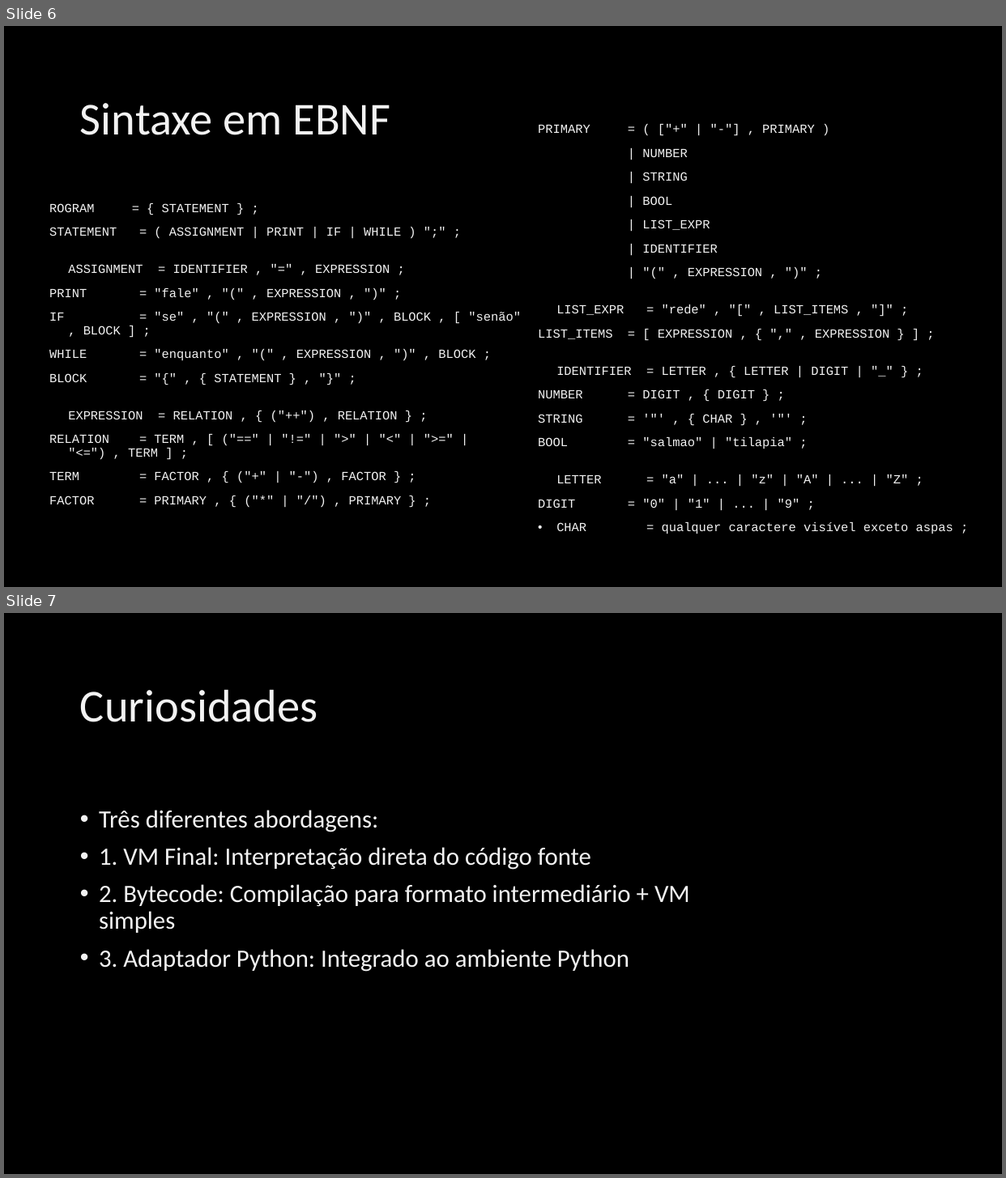
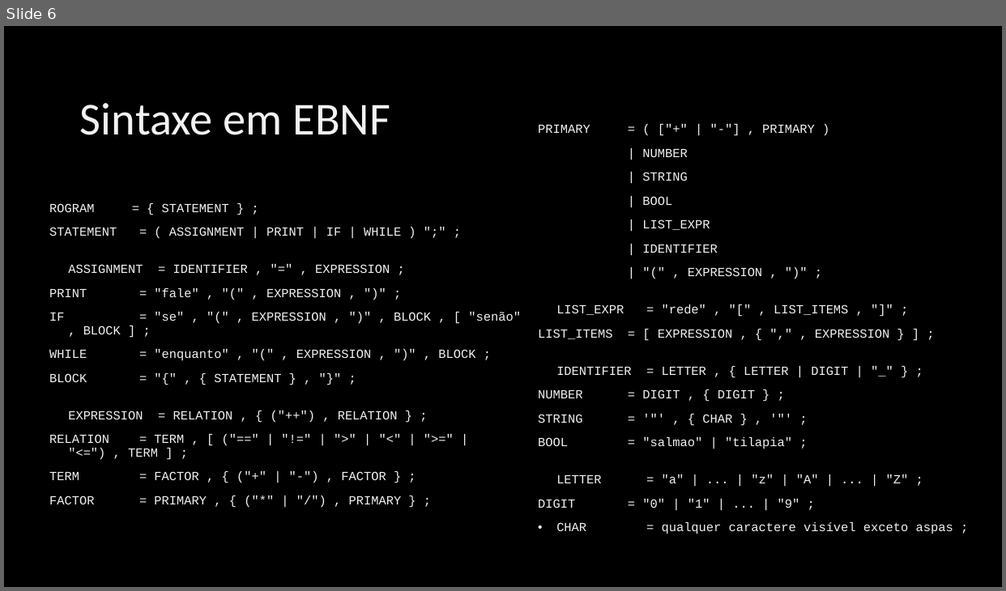
Before and after one commit to RicardolCarvalho/Linguagem, a slide deck: apresentacao_peixe.pptx. Shown one above the other, each under a label of ours: slides 6 and 7 before the commit, slide 6 after it. The pictures are 1006x1178 and 1006x591 pixels, drawn with LibreOffice and Linux fonts; fonts in the diff are those of the drawing; background and template pictures are left out. Boxes give left, top, right and bottom in pixels: in the first picture for what was removed or moved away, otherwise in the second. Text is boxed around its words. In the diff, an @@ line names an element or a change of style, - is before the commit and + after.

```diff
--- a/apresentacao_peixe.pptx
+++ b/apresentacao_peixe.pptx
@@ slide 7 removed at (x1=4, y1=613, x2=1002, y2=1174), background picture (left out) @@
@@ title removed at (x1=80, y1=689, x2=318, y2=722) @@
-Curiosidades
@@ text removed at (x1=99, y1=810, x2=690, y2=972) @@
-• Três diferentes abordagens:
-• 1. VM Final: Interpretação direta do código fonte
-• 2. Bytecode: Compilação para formato intermediário + VM simples
-• 3. Adaptador Python: Integrado ao ambiente Python
```
Also in this commit, not shown: 2 slides changed, 1 other slide removed, 30 other files.
